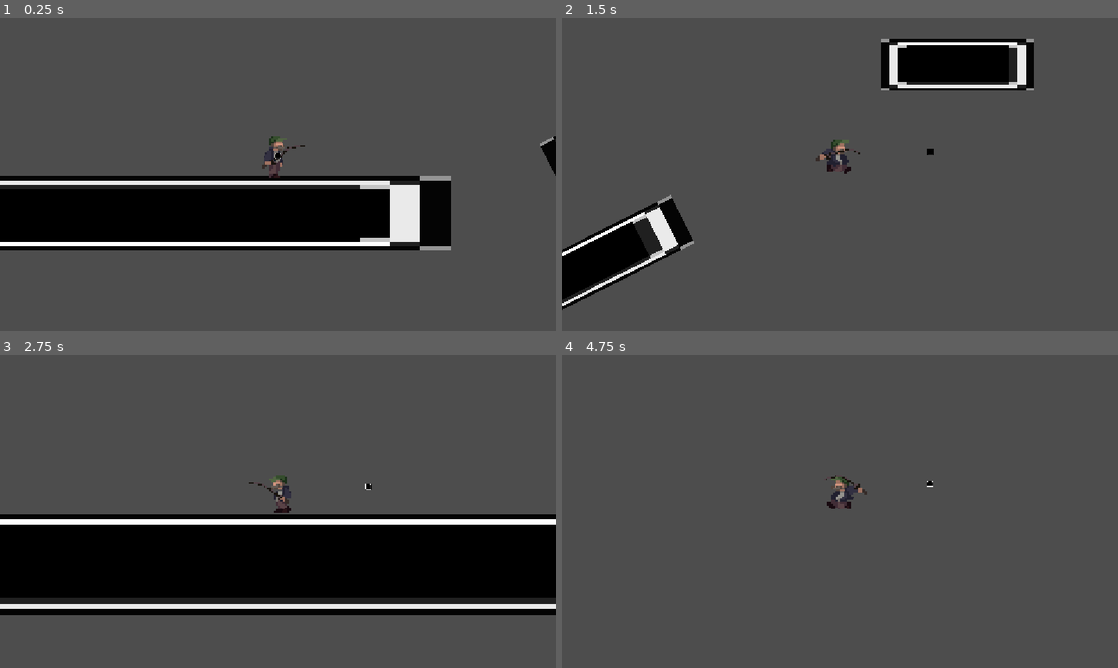
Above: before the commit, frames 1-4 (two rows, left to right).
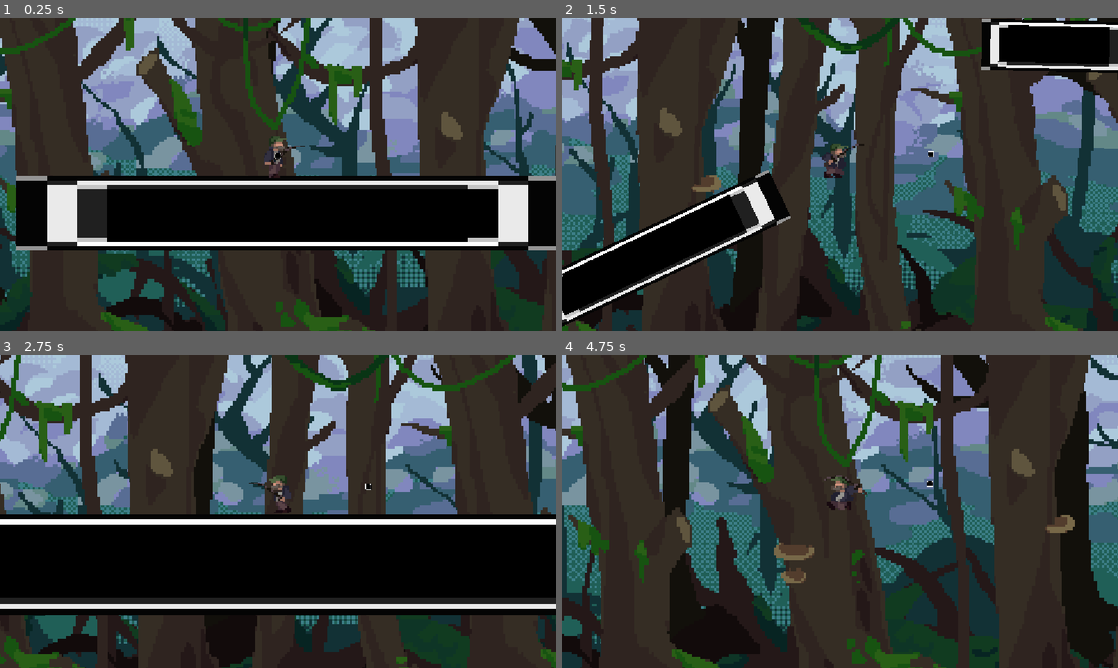
Above: after the commit, the same moments.

Repository: ActuallyaWyrm/Game-Jam
Game: Godot game, scene res://scenes/platformer.tscn
The game is run twice, just before and just after one commit, with the same random seed, the same clock (stepped at 60 frames per second) and the same inputs.
Inputs (mouse positions are in pixels of both pictures, inside the frame that each line leads up to):
- Up to frame 1 (0.25 s): no input
- Up to frame 2 (1.5 s): move the mouse to (867, 174) at 0.52 s; hold Right (walk_right) from 0.53 s (still down); click (867, 174) at 0.6 s; tap Up (jump) at 0.77, 1.07 s; tap Down (slide) at 0.8, 1.35 s; move the mouse to (812, 174) at 1.27 s
- Up to frame 3 (2.75 s): tap Up (jump) at 1.52, 1.82 s; right-click (250, 511) at 1.55 s; move the mouse to (289, 505) at 2.02 s; release Right (walk_right) at 2.03 s; hold Left (walk_left) from 2.03 s (still down); hold Up (jump) from 2.03 s (still down); right-click (289, 505) at 2.1 s
- Up to frame 4 (4.75 s): move the mouse to (834, 517) at 2.77 s; release Left (walk_left) at 2.78 s; release Up (jump) at 2.78 s; hold Right (walk_right) 2.78-4.28 s; tap Up (jump) at 2.85, 3.02, 3.32, 3.77, 4.07, 4.52 s; click (834, 517) at 3.05 s; move the mouse to (878, 514) at 3.52 s; click (878, 514) at 3.6 s; tap Down (slide) at 3.8, 4.35 s; move the mouse to (795, 508) at 4.27 s; hold Left (walk_left) from 4.28 s (still down); right-click (795, 508) at 4.55 s

The runs differ from the first frame. In frame 1, 85% of the frame differs, in the area x 0-100%, y 0-100%; in frame 2, 97%; in frame 3, 67%; in frame 4, 99%.

Commit message:
Add Parallax BG

Diff:
--- a/entities/player_platformer.tscn
+++ b/entities/player_platformer.tscn
@@ -31,12 +31,10 @@
 target_position = Vector2(1000, 0)
 
 [node name="AnimatedSprite2D" type="AnimatedSprite2D" parent="." unique_id=1315309792]
-position = Vector2(-3.0092655e-36, 0)
+position = Vector2(-1.8e-43, 0.99999994)
 scale = Vector2(5, 5)
 sprite_frames = ExtResource("2_tmbtj")
-animation = &"swing_air"
-frame = 6
-frame_progress = 1.0
+animation = &"idle"
 
 [node name="CollisionShape2D" type="CollisionShape2D" parent="." unique_id=1286970092]
 shape = SubResource("CapsuleShape2D_g4v7s")
--- a/player_platformer.gd
+++ b/player_platformer.gd
@@ -2,6 +2,8 @@
 
 # movement vars
 
+enum WalkState {STOP, MACH_1, MACH_2, MACH_3, MAX, SLOW}
+var current_state = WalkState.STOP
 var slide_mod = 1.5
 var sliding = false
 var speed = 2000
@@ -12,11 +14,18 @@
 var jumping = false
 var direction:
 	set(value):
-		if direction != value and (direction != 0):
-			direction = 0
+		if value == 0:
+			current_state = WalkState.SLOW
 		else:
-			direction = value
-
+			match current_state:
+				WalkState.STOP: current_state == WalkState.MACH_1
+				WalkState.SLOW: current_state == WalkState.MACH_1
+				WalkState.MACH_1: current_state == WalkState.MACH_1
+				WalkState.MACH_2: current_state == WalkState.MACH_1
+				WalkState.MACH_3: current_state == WalkState.MACH_2
+				WalkState.MAX: current_state == WalkState.MAX
+
+		direction = value
 var hook_velocity = Vector2()
 var angle = 0
 var walk_angle = 0
@@ -29,7 +38,6 @@
 var current_rope_length
 var launched = false
 var hooked = false
-var zipping = false
 
 # drawing vars
 
@@ -61,28 +69,22 @@
 
 	if (walk_angle == 180) or (walk_angle == 0):
 		max_mod = 0
+	elif is_on_floor():
+		max_mod = 1000 + (abs(walk_angle) * 10)
 	else:
-		max_mod = 1000 + abs(walk_angle)
+		max_mod = 0
 
 	# jump
 
-	jumping = Input.is_action_just_pressed("jump") and !zipping and !hooked and is_on_floor()
+	jumping = Input.is_action_just_pressed("jump") and !hooked and is_on_floor()
 
 	if jumping:
 		velocity.y -= (jump_height + max_mod)
 		draw_jump = true
 
-
-	# climb up rope
-	#if (Input.is_action_pressed("jump") and hooked):
-		#velocity.y -= 150
-
 	# walk
 
-	if !zipping:
-		direction = Input.get_axis("walk_left", "walk_right")
-	else:
-		direction = 0
+	direction = Input.get_axis("walk_left", "walk_right")
 
 	# slide
 
@@ -95,26 +97,24 @@
 
 	# limit velocity
 
-	if !sliding or !is_on_floor():
-		if is_on_floor():
-			walk_angle = rad_to_deg(get_floor_angle())
-		else:
-			walk_angle = 0
+	if is_on_floor():
+		walk_angle = rad_to_deg(get_floor_angle())
 		velocity.y *= vertical_boost
 		vertical_boost = 1
-		velocity.x = clamp(lerp(velocity.x, float(speed * direction), 0.75), -2500 - max_mod, 2500 + max_mod)
-		velocity.y = clamp(velocity.y, -jump_height - max_mod, jump_height + max_mod)
-		camera.global_rotation = 0
+		if sliding:
+			slide_mod = 1.5
+			camera.global_rotation = 25 * direction
+		else:
+			slide_mod = 1
+			camera.global_rotation = 0
+		velocity.x = float(speed * direction * slide_mod)
 	else:
-		if is_on_floor():
-			walk_angle = rad_to_deg(get_floor_angle())
-		else:
-			walk_angle = 0
+		walk_angle = 0
 		velocity.y *= vertical_boost
 		vertical_boost = 1
-		velocity.x = clamp(lerp(velocity.x, speed * slide_mod * direction, 0.85), -3000 - max_mod * 2, 3000 + max_mod * 2)
-		velocity.y = clamp(velocity.y, -jump_height - max_mod * 2, jump_height + max_mod * 2)
-		camera.global_rotation = -0.3 * direction
+		velocity.x = clamp(float(speed * direction), - 2500, 2500)
+		velocity.y = clamp(velocity.y, -jump_height, jump_height)
+		camera.global_rotation = 0
 
 
 	if !direction and !sliding:
@@ -131,8 +131,6 @@
 	if hooked:
 		gravity()
 		swing(delta)
-	elif zipping:
-		zip(delta)
 	move(delta)
 	move_and_slide()
 
@@ -143,7 +141,7 @@
 	if Input.is_action_just_pressed("grapple"):
 		draw_swing_air = true
 		hook_pos = get_hook_pos()
-		if hook_pos and !zipping and !hooked:
+		if hook_pos and !hooked:
 			hooked = true
 			hook_velocity = to_local(hook_pos).normalized() * rope_pull
 			current_rope_length = global_position.distance_to(hook_pos)
@@ -157,14 +155,6 @@
 				vertical_boost = 1
 		hooked = false
 		hook_pos = false
-	#if Input.is_action_just_pressed("zip"):
-		#hook_pos = get_hook_pos()
-		#if hook_pos and !zipping and !hooked:
-			#zipping = true
-			#current_rope_length = global_position.distance_to(hook_pos)
-	#if Input.is_action_just_released("zip"):
-		#hook_pos = false
-		#zipping = false
 
 # find where hook hit
 
@@ -175,18 +165,6 @@
 
 
 # swing player
-
-func zip(delta):
-	if hook_pos:
-		var radius = global_position - hook_pos
-		if velocity.length() < 0.01 or radius.length() < 10: return
-		var angle = acos(clamp(radius.dot(velocity) / (radius.length() * velocity.length()), 0, 1))
-		var rad_vel = cos(angle) * velocity.length()
-		velocity += radius.normalized() * -rad_vel
-		if global_position.distance_to(hook_pos) > current_rope_length:
-			global_position = hook_pos + radius.normalized() * current_rope_length
-
-		velocity += hook_velocity * (hook_pos - global_position).normalized() * 60000 * delta
 
 func swing(delta):
 	if hook_pos:
@@ -213,7 +191,7 @@
 
 func _draw() -> void:
 	if hook_pos:
-		if hooked or zipping:
+		if hooked:
 			draw_line(Vector2(0, -32), to_local(hook_pos), Color.BLACK, 3, true)
 	if draw_swing_air:
 		animation.play("swing_air")
--- a/scenes/platformer.tscn
+++ b/scenes/platformer.tscn
@@ -2,6 +2,8 @@
 
 [ext_resource type="PackedScene" uid="uid://bj1awu02h5683" path="res://scenes/grabable_platformer.tscn" id="1_j2uy2"]
 [ext_resource type="PackedScene" uid="uid://oy67rn0cumj3" path="res://entities/player_platformer.tscn" id="1_xxtnn"]
+[ext_resource type="Texture2D" uid="uid://co0re36ykwxr4" path="res://assets/sprites/backgrounds/bg_layer_1.png" id="3_85uu4"]
+[ext_resource type="Texture2D" uid="uid://b65e3cof00r6m" path="res://assets/sprites/backgrounds/bg_layer_2.png" id="4_nd818"]
 
 [node name="Platformer" type="Node2D" unique_id=1169925800]
 
@@ -30,7 +32,6 @@
 position = Vector2(-4855, -1270)
 rotation = 0.27640325
 scale = Vector2(3.6241632, -1.2321057)
-skew = 0.010795832
 
 [node name="Grabable2" parent="Grabables" unique_id=645432284 instance=ExtResource("1_j2uy2")]
 position = Vector2(188.00006, -1241.0001)
@@ -43,4 +44,30 @@
 scale = Vector2(0.66612923, 1)
 
 [node name="PlayerPlatformer" parent="." unique_id=171132049 instance=ExtResource("1_xxtnn")]
-position = Vector2(296, 381)
+position = Vector2(-2, 315)
+
+[node name="Background" type="Node2D" parent="." unique_id=1833320204]
+
+[node name="Back" type="Parallax2D" parent="Background" unique_id=1893041181]
+z_index = -10
+scroll_scale = Vector2(0.1, 0)
+scroll_offset = Vector2(-769, -234)
+repeat_size = Vector2(2016, 0)
+repeat_times = 3
+
+[node name="Sprite2D" type="Sprite2D" parent="Background/Back" unique_id=873555203]
+scale = Vector2(7, 7)
+texture = ExtResource("3_85uu4")
+centered = false
+
+[node name="Middle" type="Parallax2D" parent="Background" unique_id=1239303593]
+z_index = -9
+scroll_scale = Vector2(0.5, 0)
+scroll_offset = Vector2(-769, -234)
+repeat_size = Vector2(2016, 0)
+repeat_times = 3
+
+[node name="Sprite2D" type="Sprite2D" parent="Background/Middle" unique_id=779453979]
+scale = Vector2(7, 7)
+texture = ExtResource("4_nd818")
+centered = false
Binary file added: assets/sprites/backgrounds/bg_layer_1.png
Not shown, added: assets/sprites/backgrounds/bg_layer_1.png.import
Binary file added: assets/sprites/backgrounds/bg_layer_2.png
Not shown, added: assets/sprites/backgrounds/bg_layer_2.png.import
